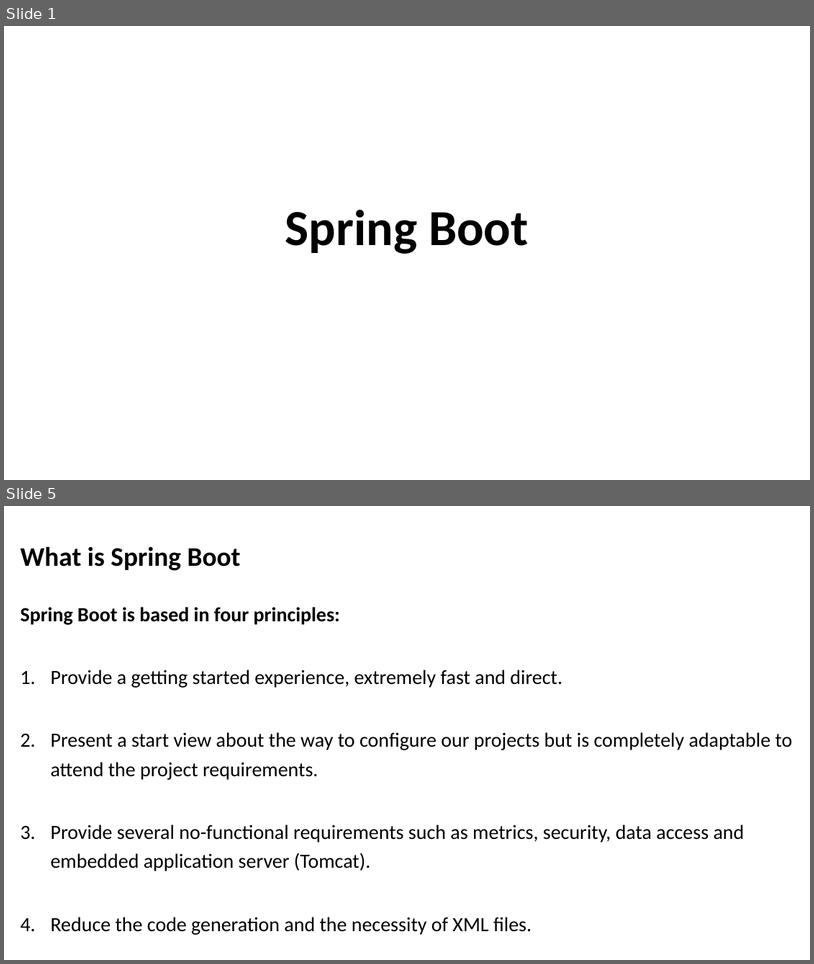
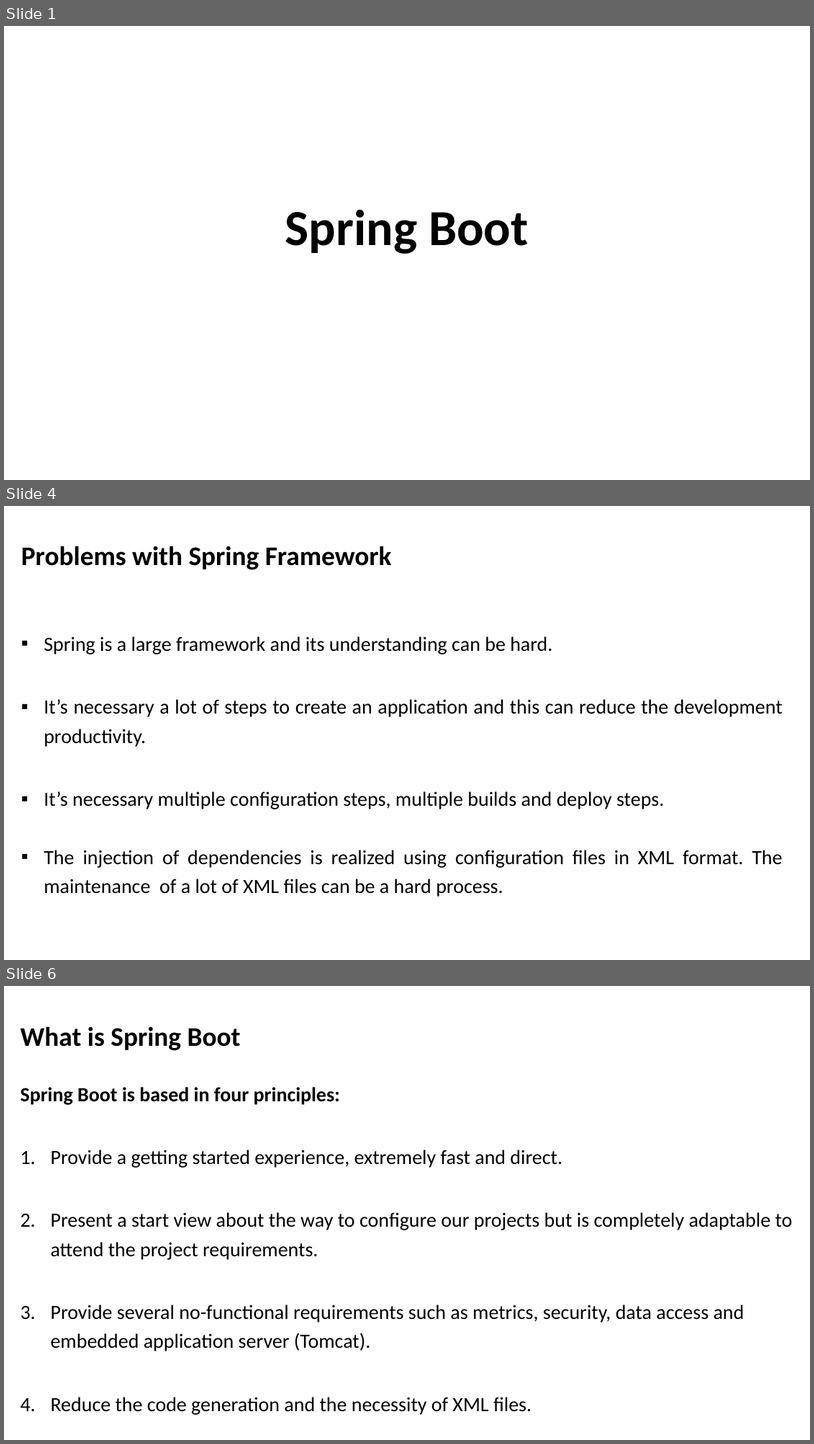
Before and after one commit to marcelovgomes/demo-internal-contacts, a slide deck: presentation_resources/spring-boot-demo-presentation.pptx. Shown one above the other, each under a label of ours: slides 1 and 5 before the commit, slides 1, 4 and 6 after it; the slides between them are not shown. The pictures are 814x964 and 814x1444 pixels, drawn with LibreOffice and Linux fonts; fonts in the diff are those of the drawing. Boxes give left, top, right and bottom in pixels: in the first picture for what was removed or moved away, otherwise in the second. Text is boxed around its words. In the diff, an @@ line names an element or a change of style, - is before the commit and + after.

```diff
--- a/presentation_resources/spring-boot-demo-presentation.pptx
+++ b/presentation_resources/spring-boot-demo-presentation.pptx
@@ slide 4 added at (4,506,810,960), background #FFFFFF @@
@@ text added at (21,546,392,570), 32 pt, text #000000, bold @@
+Problems with Spring Framework
@@ text added at (44,636,783,896), 24 pt, text #000000 @@
+▪ Spring is a large framework and its understanding can be hard.
+▪ It’s necessary a lot of steps to create an application and this can reduce the development productivity.
+▪ It’s necessary multiple configuration steps, multiple builds and deploy steps.
+▪ The injection of dependencies is realized using configuration files in XML format. The maintenance of a lot of XML files can be a hard process.
@@ what was slide 5 is now slide 6 @@
```
Also in this commit, not shown: 6 slides changed, 2 other slides added, 3 other files.
